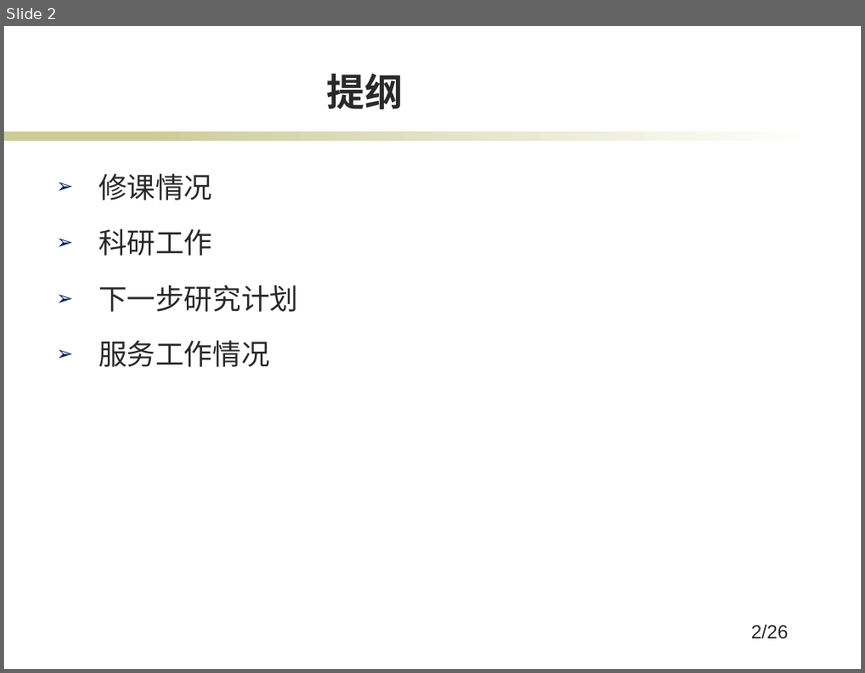
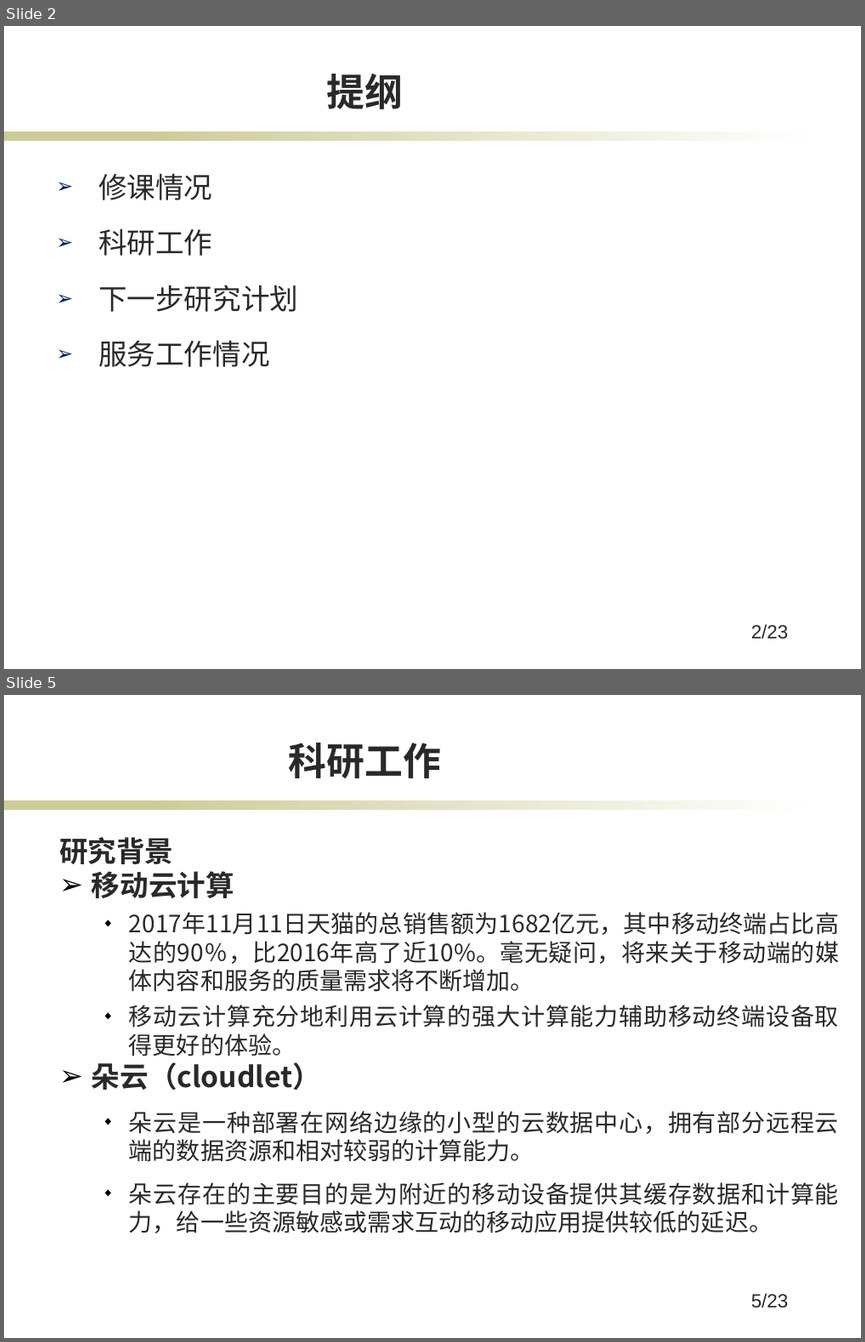
Before and after one commit to jkfhklh/papers-reading, a slide deck: 中期考核2018/B14.pptx. Shown one above the other, each under a label of ours: slide 2 before the commit, slides 2 and 5 after it; the slides between them are not shown. The pictures are 865x673 and 865x1342 pixels, drawn with LibreOffice and Linux fonts; fonts in the diff are those of the drawing; background and template pictures are left out. Boxes give left, top, right and bottom in pixels: in the first picture for what was removed or moved away, otherwise in the second. Text is boxed around its words. In the diff, an @@ line names an element or a change of style, - is before the commit and + after.

```diff
--- a/中期考核2018/B14.pptx
+++ b/中期考核2018/B14.pptx
@@ slide 5 added at [4,695,861,1338], background #FFFFFF; not listed: 2 template elements that a slide beside it also shows @@
@@ title added at [289,743,441,778], 32 pt, text #292929, bold @@
+科研工作
@@ text added at [59,837,839,1233], 20 pt, text #292929 @@
+研究背景
+➢ 移动云计算
+  ◆ 2017年11月11日天猫的总销售额为1682亿元，其中移动终端占比高达的90％，比2016年高了近10%。毫无疑问，将来关于移动端的媒体内容和服务的质量需求将不断增加。
+  ◆ 移动云计算充分地利用云计算的强大计算能力辅助移动终端设备取得更好的体验。
+➢ 朵云（cloudlet）
+  ◆ 朵云是一种部署在网络边缘的小型的云数据中心，拥有部分远程云端的数据资源和相对较弱的计算能力。
+  ◆ 朵云存在的主要目的是为附近的移动设备提供其缓存数据和计算能力，给一些资源敏感或需求互动的移动应用提供较低的延迟。
@@ page number added at [751,1293,788,1308], 16 pt, text #292929 @@
+5/23
@@ page number at [751,624,788,639]: text changed @@
-2/26
+2/23
```
Also in this commit, not shown: 3 slides changed, 18 other slides added, 6 slides removed.
